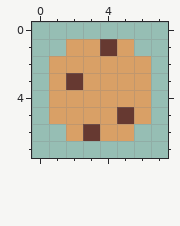
One commit to this pixel-art file: assets/8x8_sprites/bisket.ase. Above: the version before the commit.
8x8 pixels, 1 frame.
After the commit:
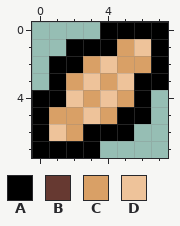
Palette (. is transparent): A #000000  B #663931  C #d9a066  D #eec39a
Changes in this commit:
Changed rows in their new state; - is an unchanged pixel.
first column x 0:
0 ----AAAA
1 --AAA-DA
2 -AA-D--A
3 -ACD-DAA
4 AAD-D-A-
5 A--D-AA-
6 AD-AAA--
7 AAAA----
